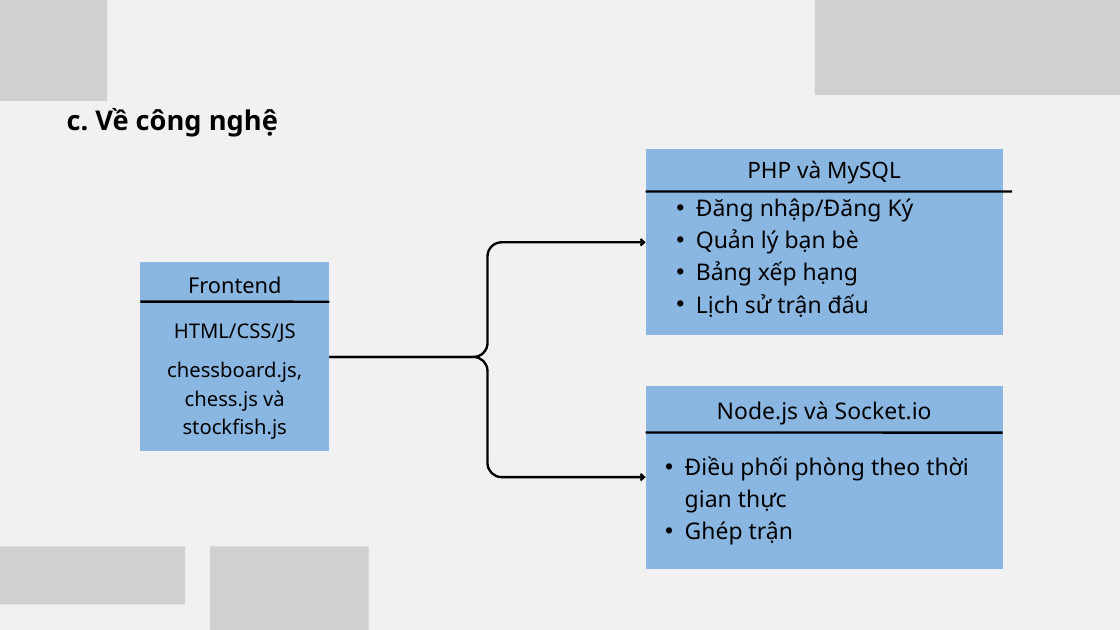
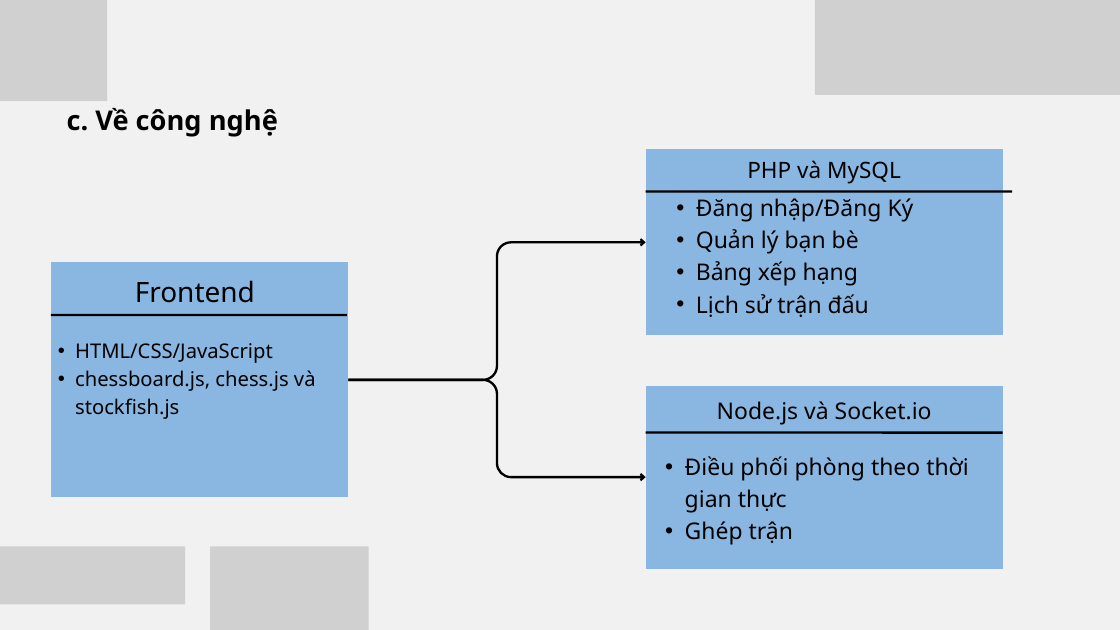
Before and after one commit to anhphuc0508/Web-Chess, a slide deck: slide 5 of Documents/FinalReport/B23DCCE078_Slides.pptx. Drawn at 1120x630 pixels with LibreOffice and Linux fonts; fonts in the diff are those of the drawing; grey boxes stand for pictures. Boxes give left, top, right and bottom in pixels: in the first picture for what was removed or moved away, otherwise in the second. Text is boxed around its words. In the diff, an @@ line names an element or a change of style, - is before the commit and + after.

```diff
--- a/Documents/FinalReport/B23DCCE078_Slides.pptx
+++ b/Documents/FinalReport/B23DCCE078_Slides.pptx
@@ freeform shape: place and size @@
-freeform shape at <box>141,263,330,452</box>
+freeform shape at <box>51,263,348,497</box>
@@ text "Frontend": place and size @@
-text "Frontend" at <box>188,276,281,294</box>
+text "Frontend" at <box>135,280,255,303</box>
@@ text "Frontend" at <box>135,280,255,303</box>: size 28 to 36 pt; line spacing 39.2pt to 50.4pt @@
@@ freeform shape: place and size @@
-freeform shape at <box>329,242,646,357</box>
+freeform shape at <box>348,242,646,380</box>
@@ line moved from (141, 302) - (329, 302) to (51, 315) - (347, 315) @@
@@ text removed at <box>174,323,296,342</box> @@
-HTML/CSS/JS
@@ text "HTML/CSS/JavaScript": place and size @@
-text "HTML/CSS/JavaScript" at <box>167,361,302,439</box>
+text "HTML/CSS/JavaScript" at <box>75,343,316,419</box>
@@ text at <box>75,343,273,363</box>: paragraph added @@
+  • HTML/CSS/JavaScript
@@ text at <box>75,370,316,419</box>: alignment centre to left; bullet none to •; list level 1 to 2 in "chessboard.js, chess.js và stockfish.js" @@
@@ freeform shape: place and size @@
-freeform shape at <box>329,357,646,477</box>
+freeform shape at <box>348,380,646,477</box>
```
Also in this commit, not shown: 1 other slide changed.
